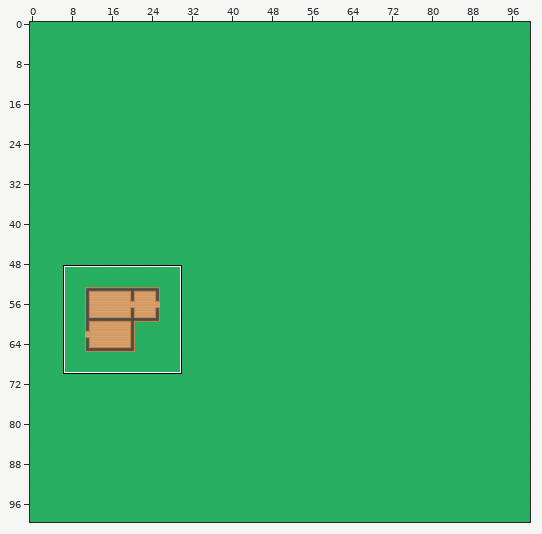
Tiled map, stored at resources/map.tmx. Above, an overview of the earlier version with the close-up marked.
Close-up. First the earlier version:
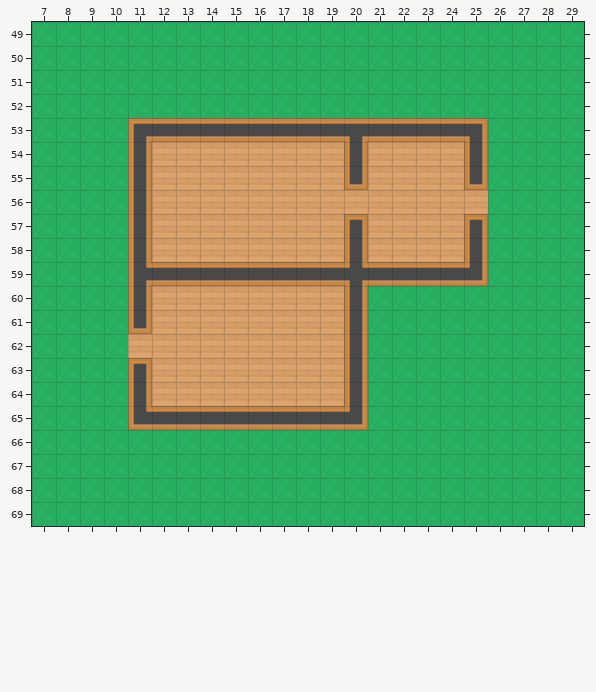
Cells are 64x64 px. Shown: x 7..29, y 49..69.
After the commit:
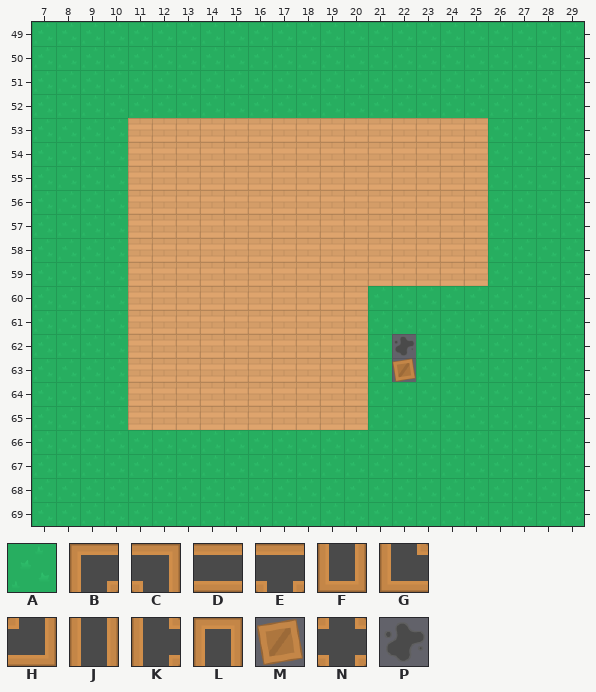
Key: from "topdown": A 0, B 117, C 118, D 119, E 120, F 123, G 144, H 145, J 146, K 147, L 149, M 155, N 178, P 319.
_ is an empty cell.
From the commit log: temp hacky tile map drawing
Edits made:
Layer "Background":
y 62: x 22 A -> P
y 63: x 22 A -> M
Layer "Walls" (now hidden):
y 53: x 11..25 BDDDDDDDDEDDDDC -> _______________
y 54: x 11 J -> _; x 20 J -> _; x 25 J -> _
y 55: x 11 J -> _; x 20 F -> _; x 25 F -> _
y 56: x 11 J -> _
y 57: x 11 J -> _; x 20 L -> _; x 25 L -> _
y 58: x 11 J -> _; x 20 J -> _; x 25 J -> _
y 59: x 11..25 KDDDDDDDDNDDDDH -> _______________
y 60: x 11 J -> _; x 20 J -> _
y 61: x 11 F -> _; x 20 J -> _
y 62: x 20 J -> _
y 63: x 11 L -> _; x 20 J -> _
y 64: x 11 J -> _; x 20 J -> _
y 65: x 11..20 GDDDDDDDDH -> __________
